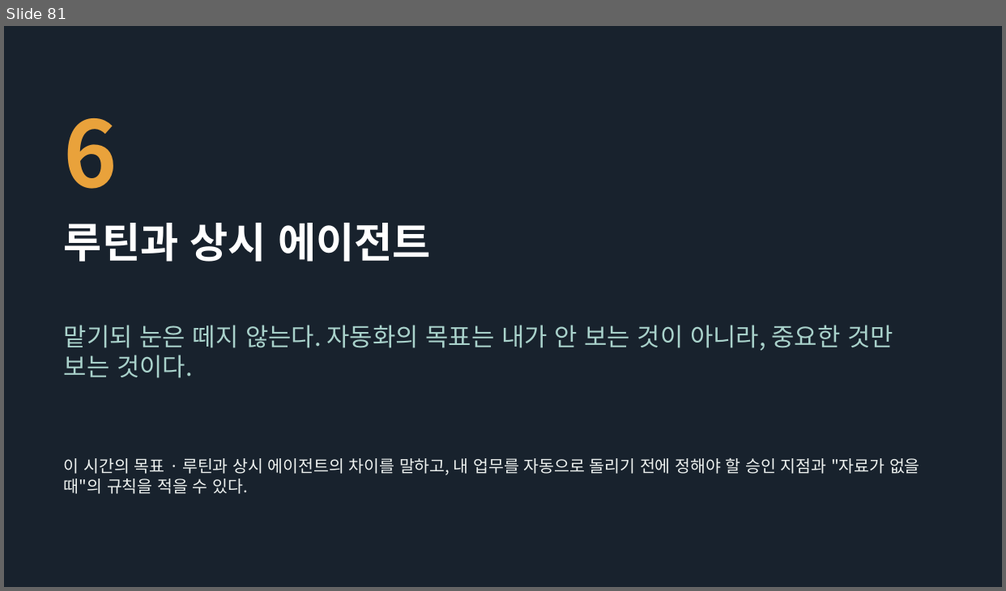
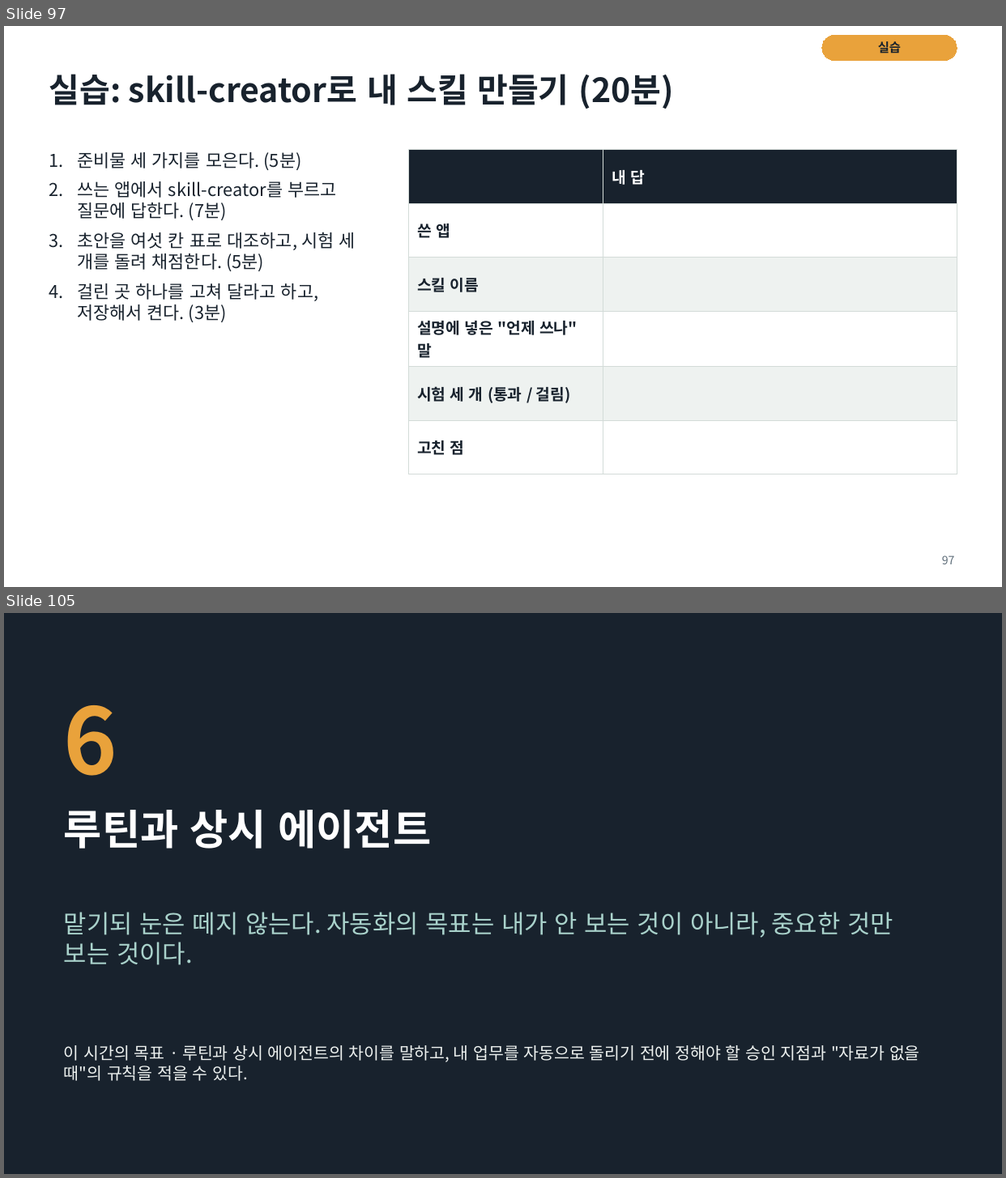
Before and after one commit to aplaxas/AI-Harness, a slide deck: courses/ai-for-work/2-week/decks/2주차-AI와-일하는-법.pptx. Shown one above the other, each under a label of ours: slide 81 before the commit, slides 97 and 105 after it; the slides between them are not shown. The pictures are 1006x591 and 1006x1178 pixels, drawn with LibreOffice and Linux fonts; fonts in the diff are those of the drawing. Boxes give left, top, right and bottom in pixels: in the first picture for what was removed or moved away, otherwise in the second. Text is boxed around its words. In the diff, an @@ line names an element or a change of style, - is before the commit and + after.

```diff
--- a/courses/ai-for-work/2-week/decks/2주차-AI와-일하는-법.pptx
+++ b/courses/ai-for-work/2-week/decks/2주차-AI와-일하는-법.pptx
@@ slide 97 added at (4, 26, 1002, 587), background #FFFFFF @@
@@ rounded rectangle added at (822, 35, 957, 61), fill #E9A23B, outline #E9A23B 0.75 pt, 12 pt, text #18222D, bold @@
+실습
@@ title added at (49, 74, 674, 109), 32 pt, text #18222D, bold @@
+실습: skill-creator로 내 스킬 만들기 (20분)
@@ text added at (77, 152, 355, 322), 17 pt, text #18222D @@
+1. 준비물 세 가지를 모은다. (5분)
+2. 쓰는 앱에서 skill-creator를 부르고 질문에 답한다. (7분)
+3. 초안을 여섯 칸 표로 대조하고, 시험 세 개를 돌려 채점한다. (5분)
+4. 걸린 곳 하나를 고쳐 달라고 하고, 저장해서 켠다. (3분)
@@ table added at (408, 149, 957, 459), 6 rows, 2 columns @@
+ | 내 답
+쓴 앱 | 
+스킬 이름 | 
+설명에 넣은 "언제 쓰나" 말 | 
+시험 세 개 (통과 / 걸림) | 
+고친 점 | 
@@ page number added at (942, 556, 955, 565), 11 pt, text #5F6E7A @@
+97
@@ what was slide 81 is now slide 105 @@
```
Also in this commit, not shown: 4 slides changed, 23 other slides added, 8 other files.
